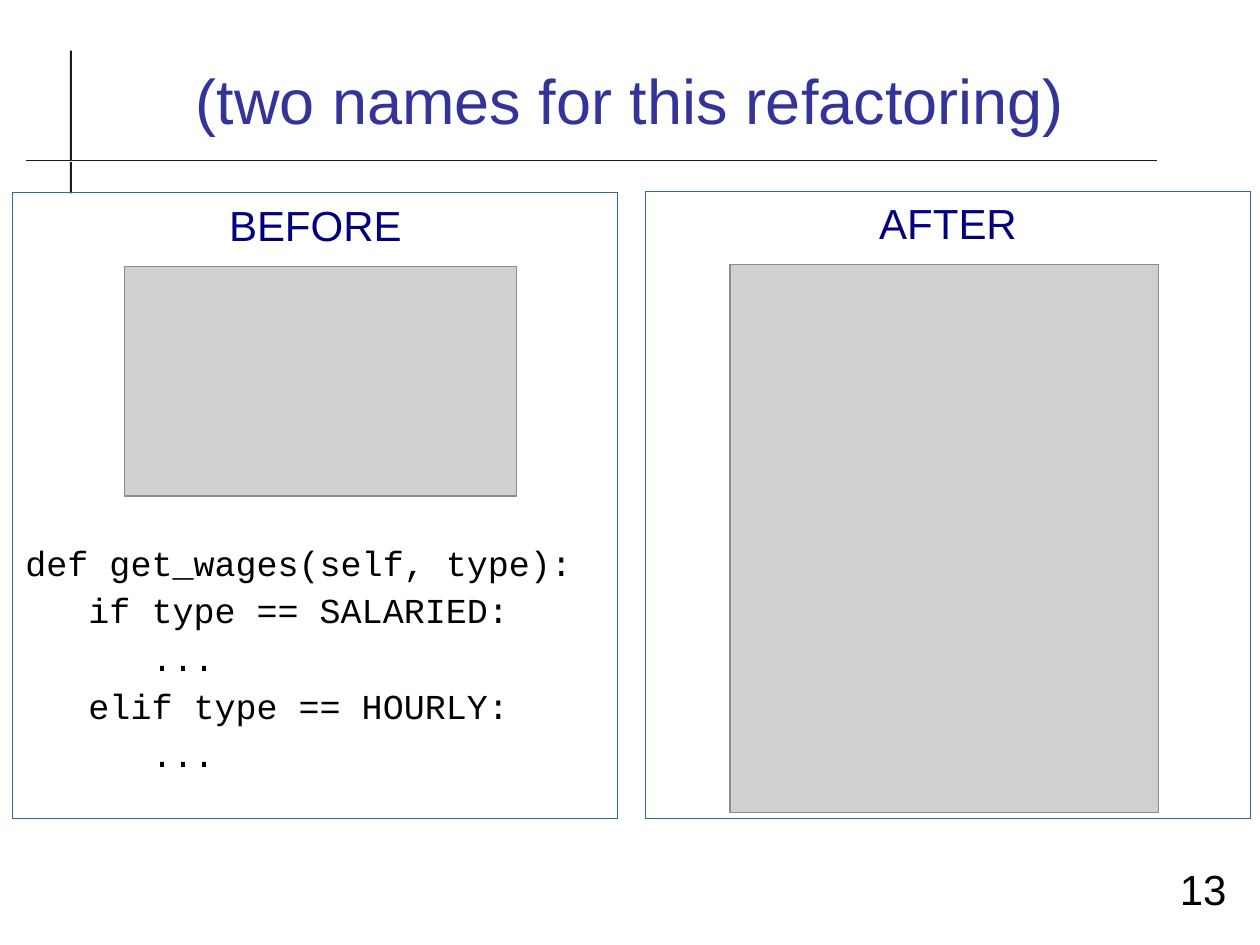
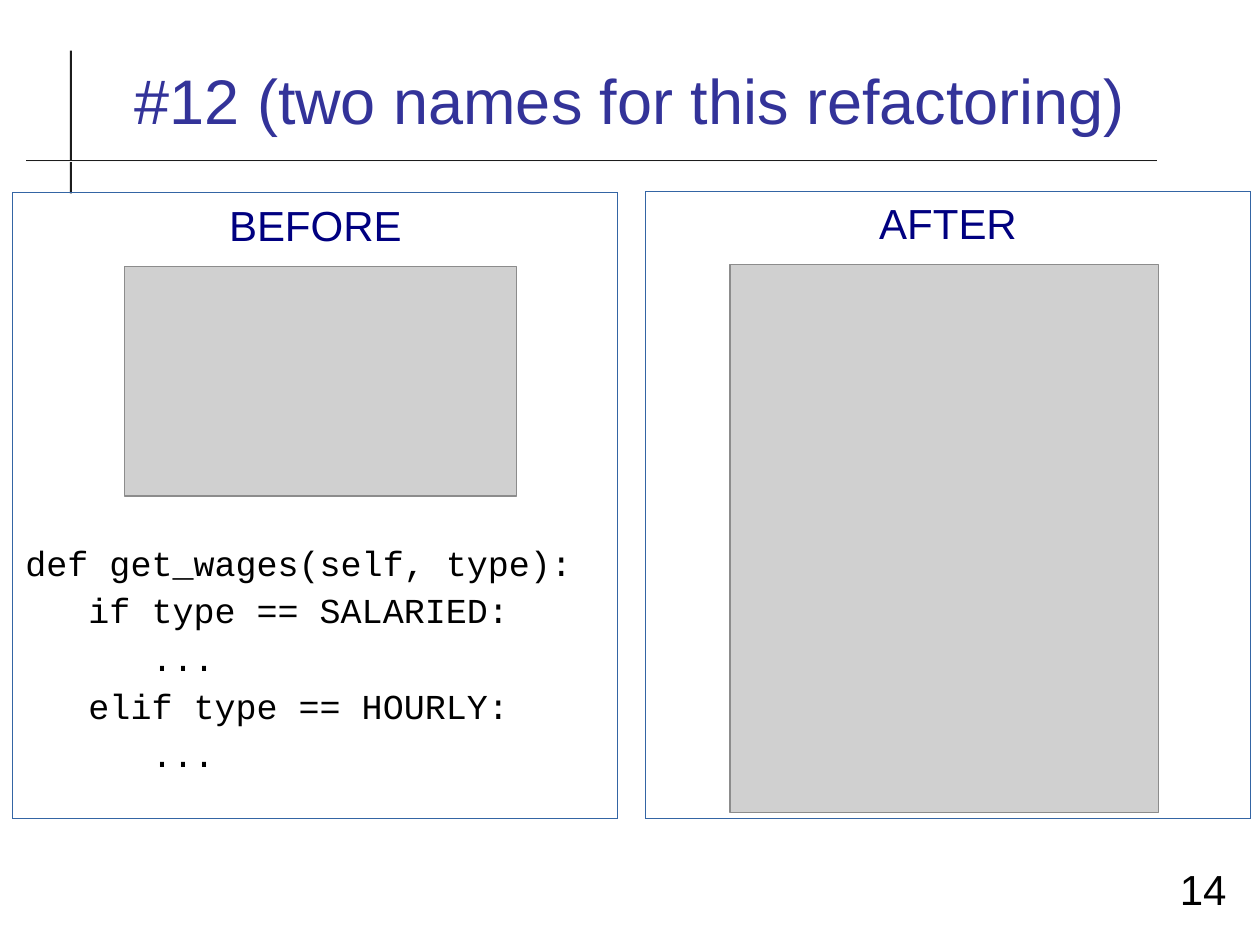
Before and after one commit to cpske/ISP, a slide deck: slide 14 of refactoring/Refactoring-Review.odp (slide 13 before the commit). Drawn at 1260x945 pixels with LibreOffice and Linux fonts; fonts in the diff are those of the drawing; grey boxes stand for pictures. Boxes give left, top, right and bottom in pixels: in the first picture for what was removed or moved away, otherwise in the second. Text is boxed around its words. In the diff, an @@ line names an element or a change of style, - is before the commit and + after.

Commit message:
revise refactoring review

```diff
--- a/refactoring/Refactoring-Review.odp
+++ b/refactoring/Refactoring-Review.odp
@@ title at (135, 78, 1124, 136): text changed @@
-(two names for this refactoring)
+#12 (two names for this refactoring)
@@ page number at (1180, 876, 1227, 905): text changed @@
-13
+14
```
Also in this commit, not shown: 14 other slides changed, 2 slides added, 2 other files.
